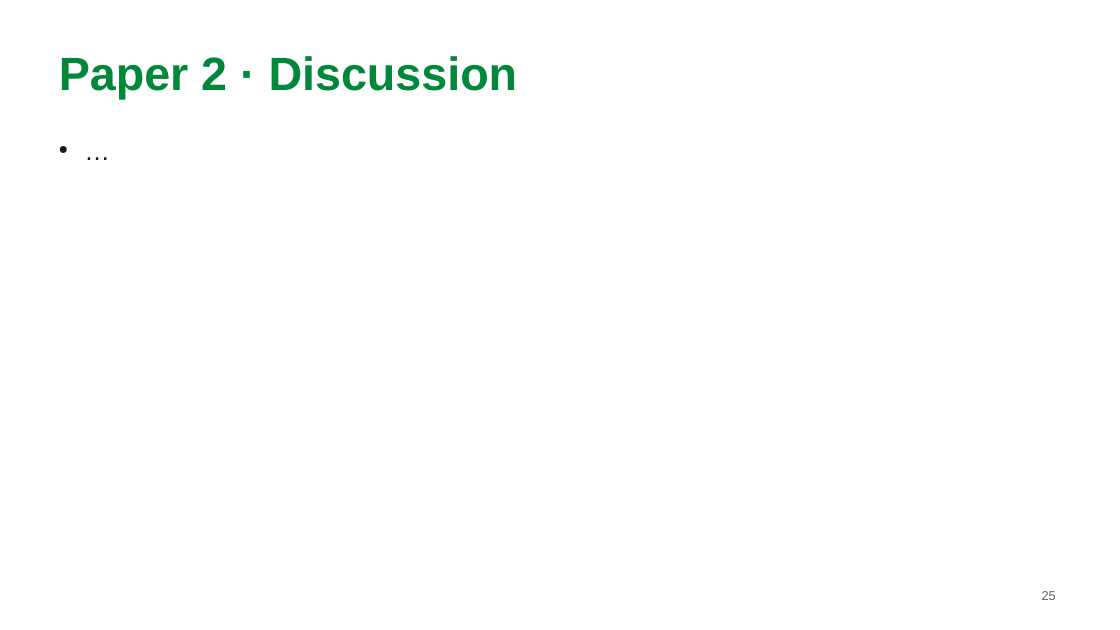
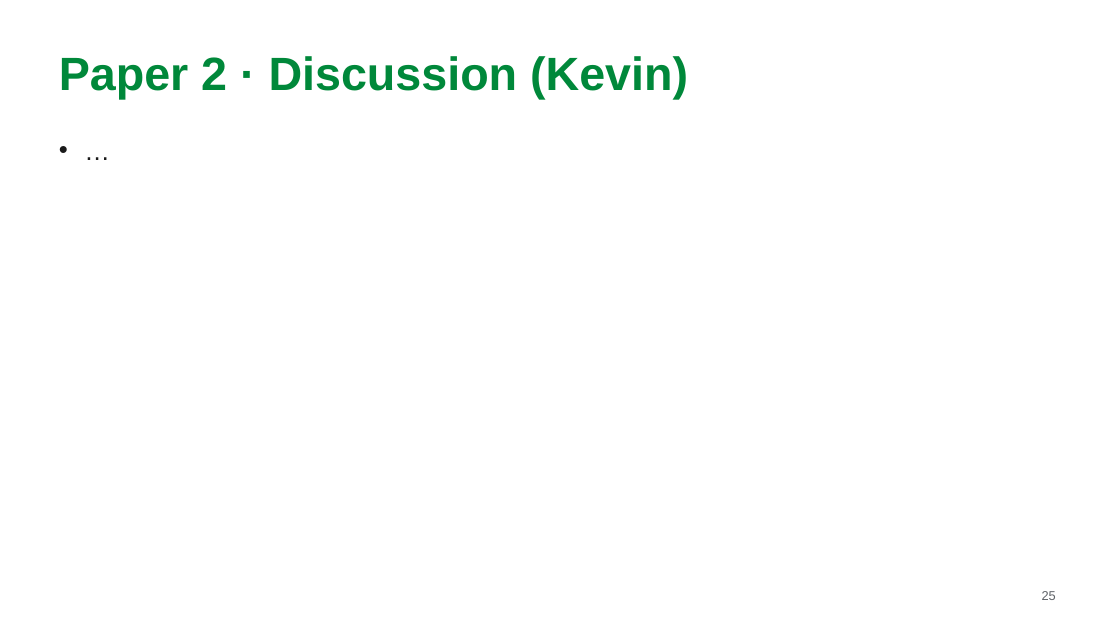
Before and after one commit to MarkAndreDuesing/Reprod_Docs_And_Notes, a slide deck: slide 25 of Vorl_2/slides/lecture2-team-paper2.pptx. Drawn at 1120x630 pixels with LibreOffice and Linux fonts; fonts in the diff are those of the drawing. Boxes give left, top, right and bottom in pixels: in the first picture for what was removed or moved away, otherwise in the second. Text is boxed around its words. In the diff, an @@ line names an element or a change of style, - is before the commit and + after.

```diff
--- a/Vorl_2/slides/lecture2-team-paper2.pptx
+++ b/Vorl_2/slides/lecture2-team-paper2.pptx
@@ text at (x1=59, y1=56, x2=688, y2=99): text changed @@
-Paper 2 · Discussion
+Paper 2 · Discussion (Kevin)
```
Also in this commit, not shown: 18 other slides changed, 18 slides added, 1 slide removed, 2 other files.
